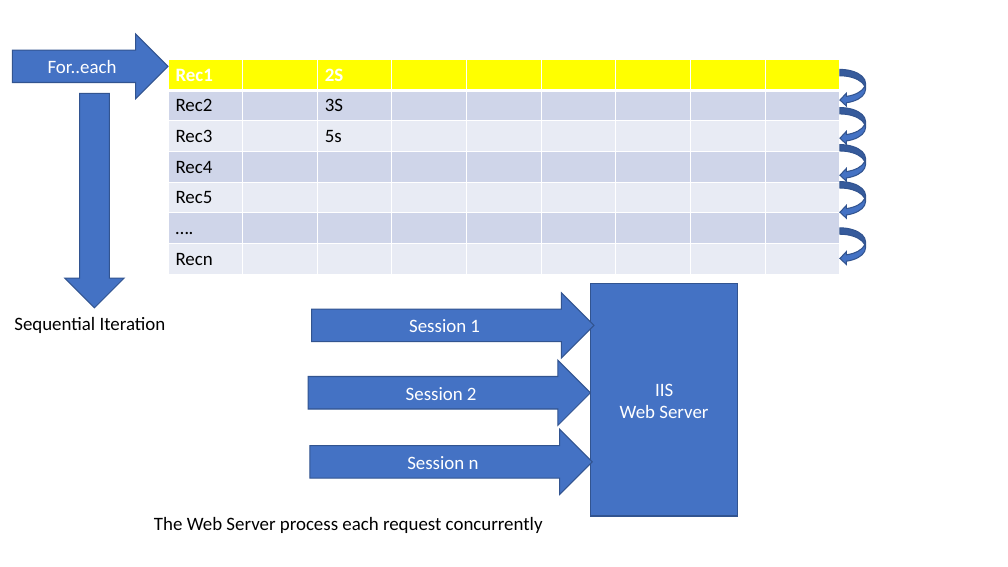
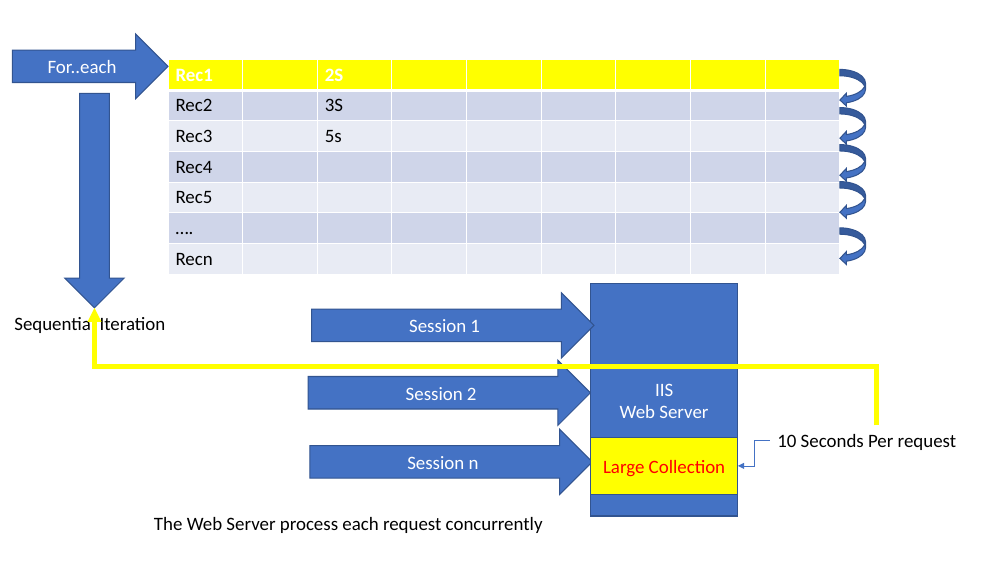
Before and after one commit to maheshsabnis/SimSept2002, a slide deck: slide 11 of Training_Images.pptx. Drawn at 1008x567 pixels with LibreOffice and Linux fonts; fonts in the diff are those of the drawing. Boxes give left, top, right and bottom in pixels: in the first picture for what was removed or moved away, otherwise in the second. Text is boxed around its words. In the diff, an @@ line names an element or a change of style, - is before the commit and + after.

Commit message:
yrgh

```diff
--- a/Training_Images.pptx
+++ b/Training_Images.pptx
@@ elbow arrow added from (876, 426) to (95, 308), #FFFF00 4.5 pt @@
@@ rectangle added at <box>591,438,738,495</box>, fill #FFFF00, outline #325491 1 pt, 18 pt, text #FF0000 @@
+Large Collection
@@ elbow arrow added from (770, 441) to (738, 466), #4472C4 0.5 pt @@
@@ text added at <box>777,434,956,450</box>, 18 pt, text #000000 @@
+10 Seconds Per request
```
